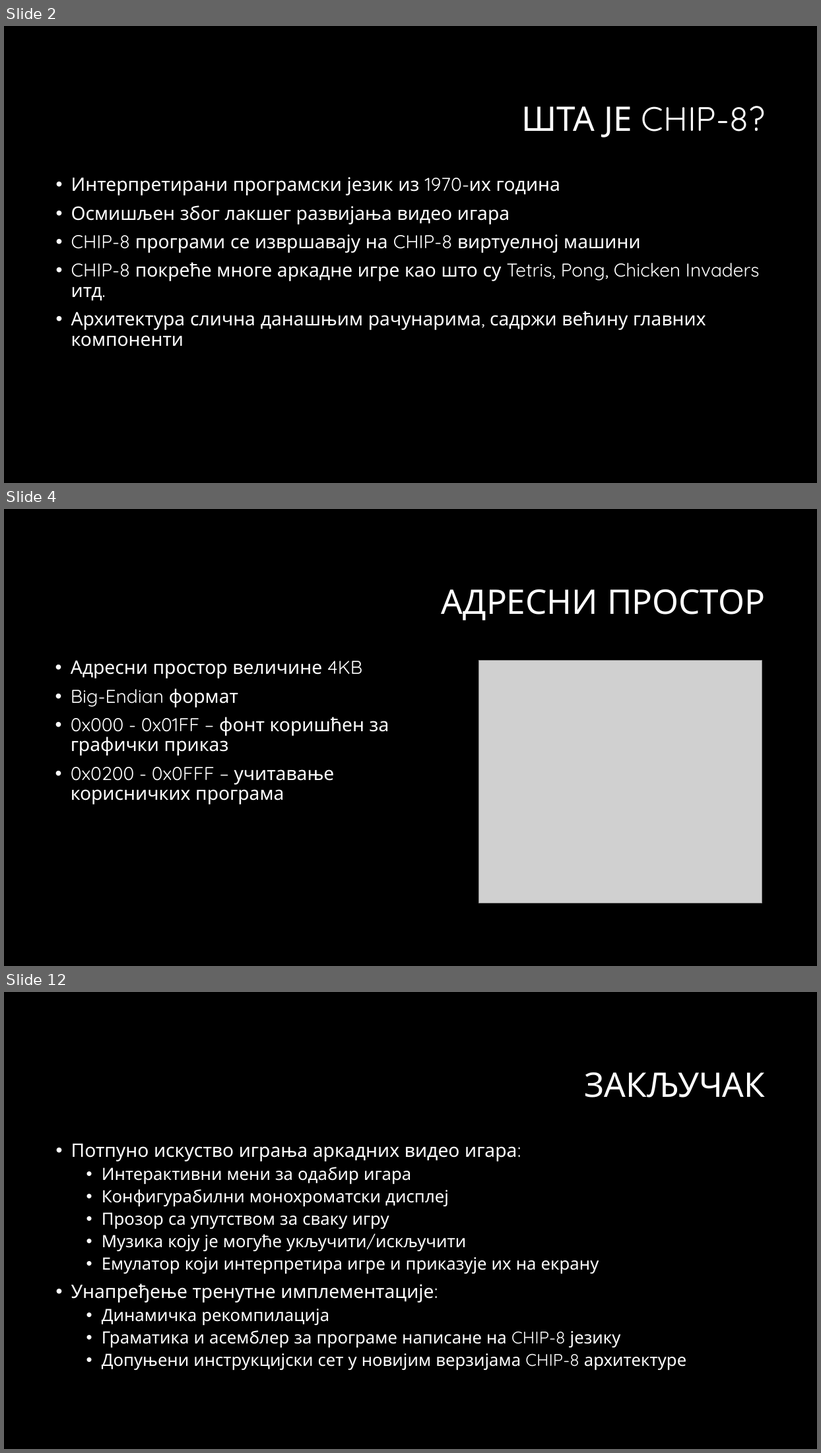
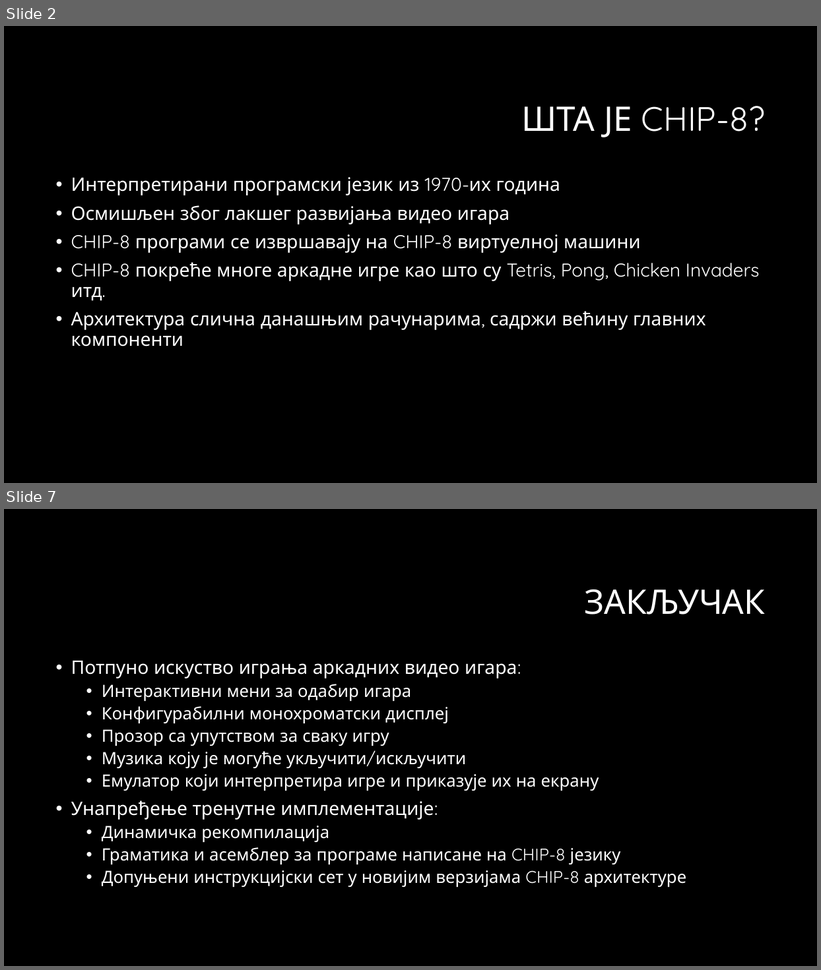
Before and after one commit to markokujundzic/CHIP8, a slide deck: doc/diplomski.pptx. Shown one above the other, each under a label of ours: slides 2, 4 and 12 before the commit, slides 2 and 7 after it; the slides between them are not shown. The pictures are 821x1453 and 821x970 pixels, drawn with LibreOffice and Linux fonts; fonts in the diff are those of the drawing; grey boxes stand for pictures; background and template pictures are left out. Boxes give left, top, right and bottom in pixels: in the first picture for what was removed or moved away, otherwise in the second. Text is boxed around its words. In the diff, an @@ line names an element or a change of style, - is before the commit and + after.

```diff
--- a/doc/diplomski.pptx
+++ b/doc/diplomski.pptx
@@ slide 4 removed at box(4, 509, 817, 966), background #000000 @@
@@ title removed at box(442, 589, 765, 621) @@
-АДРЕСНИ ПРОСТОР
@@ text removed at box(71, 660, 389, 805) @@
-• Адресни простор величине 4KB
-• Big-Endian формат
-• 0x000 - 0x01FF – фонт коришћен за графички приказ
-• 0x0200 - 0x0FFF – учитавање корисничких програма
@@ picture removed at box(479, 661, 762, 904) @@
@@ what was slide 12 is now slide 7 @@
```
Also in this commit, not shown: 5 slides changed, 4 other slides removed, 5 other files.
